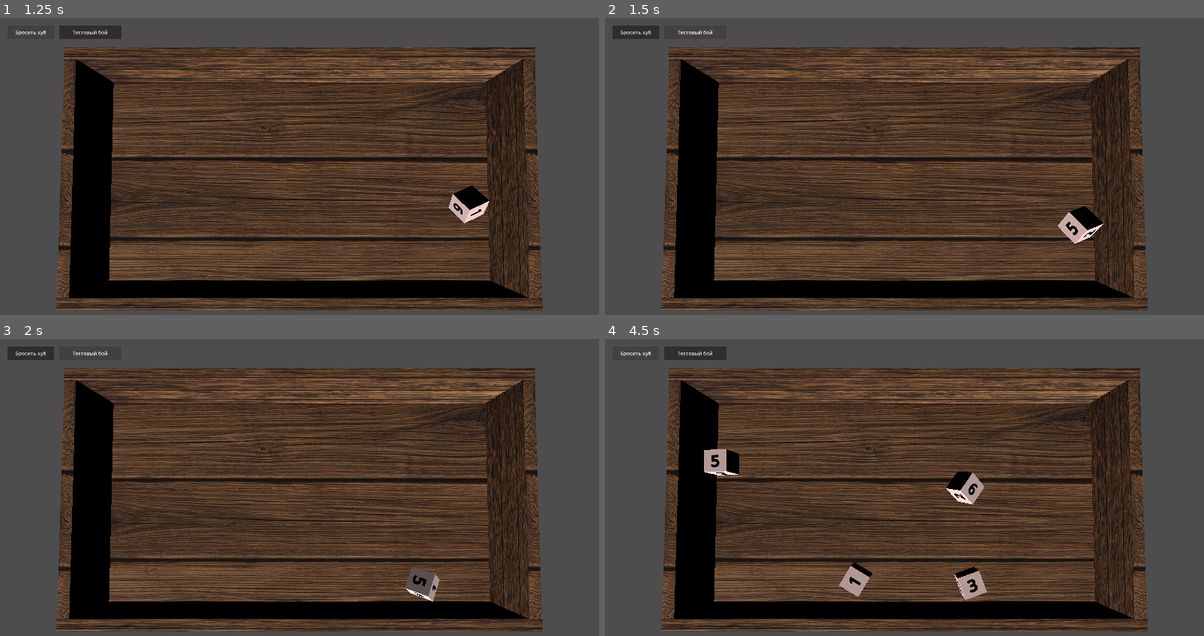
Above: before the commit, frames 1-4 (two rows, left to right).
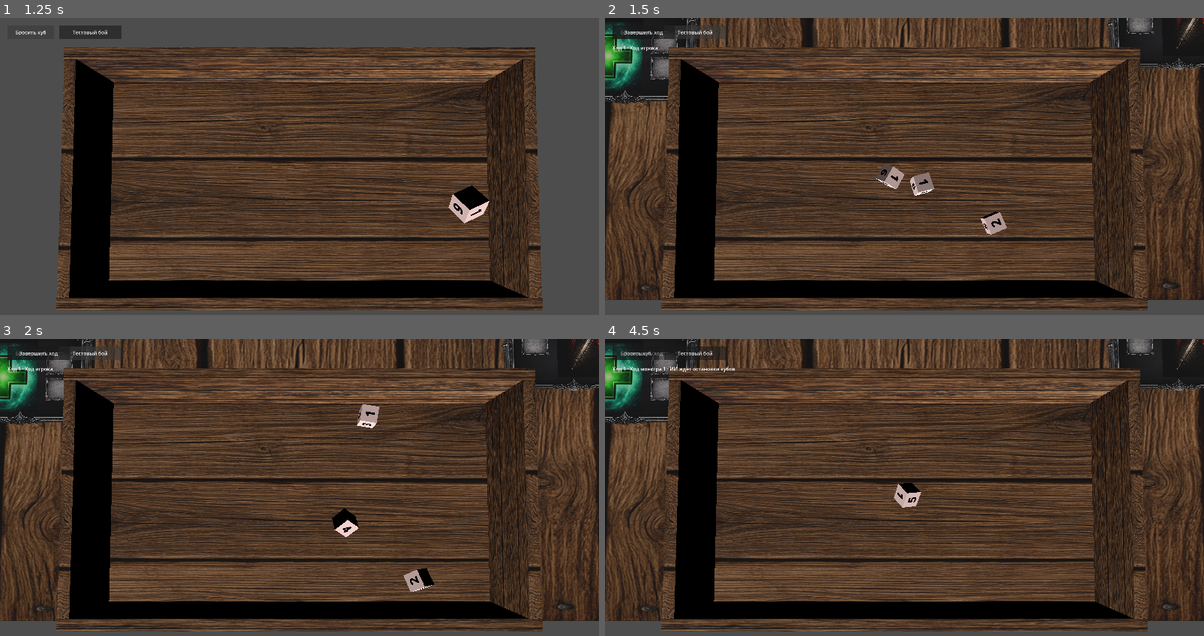
Above: after the commit, the same moments.

Repository: olegbogai-web/dicegame
Game: Godot game, scene res://scenes/board.tscn
Same seed, same stepped clock (60 frames per second), same inputs: the game is played once before the commit and once after it.
Inputs (mouse positions are in pixels of both pictures, inside the frame that each line leads up to):
- Up to frame 1 (1.25 s): click "Бросить куб" at 0.5 s
- Up to frame 2 (1.5 s): click "Тестовый бой" at 1.25 s
- Up to frame 3 (2 s): no input
- Up to frame 4 (4.5 s): click (640, 353) at 2 s, where only the run after the commit has a clickable "Завершить ход"; click "Бросить куб" at 2.75 s; click "Тестовый бой" at 3.5 s; click "Бросить куб" at 4.25 s

Frame 1 is identical in both runs. In frame 2, 27% of the frame differs, in the area x 0-100%, y 0-95%; in frame 3, 27%; in frame 4, 28%.

Commit message:
Adapt battle room to new battle table scene

Diff:
--- a/scenes/battle_table.gd
+++ b/scenes/battle_table.gd
@@ -24,16 +24,17 @@
 const ACTIVATION_ANIMATION_DURATION := 0.5
 const ACTIVATION_TARGET_LIFT_Y := 0.4
 
-@onready var _camera: Camera3D = $Camera3D
-@onready var _board: BoardController = $board
-@onready var _left_floor: MeshInstance3D = $left_floor
-@onready var _right_floor: MeshInstance3D = $right_floor
-@onready var _player_sprite: MeshInstance3D = $player_sprite
-@onready var _monster_sprite_template: MeshInstance3D = $monster_sprite
-@onready var _player_ability_template: MeshInstance3D = $ability_frame
-@onready var _monster_ability_template: MeshInstance3D = $ability_frame2
-@onready var _end_turn_button: Button = $UI/EndTurnButton
-@onready var _turn_status_label: Label = $UI/TurnStatusLabel
+@onready var _camera: Camera3D = _resolve_camera()
+@onready var _board: BoardController = get_node_or_null(^"board") as BoardController
+@onready var _floor: MeshInstance3D = _resolve_floor_mesh()
+@onready var _left_floor: MeshInstance3D = get_node_or_null(^"left_floor") as MeshInstance3D
+@onready var _right_floor: MeshInstance3D = get_node_or_null(^"right_floor") as MeshInstance3D
+@onready var _player_sprite: MeshInstance3D = get_node_or_null(^"player_sprite") as MeshInstance3D
+@onready var _monster_sprite_template: MeshInstance3D = get_node_or_null(^"monster_sprite") as MeshInstance3D
+@onready var _player_ability_template: MeshInstance3D = _resolve_player_ability_template()
+@onready var _monster_ability_template: MeshInstance3D = _resolve_monster_ability_template()
+@onready var _end_turn_button: Button = _resolve_end_turn_button()
+@onready var _turn_status_label: Label = _resolve_turn_status_label()
 
 var battle_room_data: BattleRoom
 var _generated_monster_sprites: Array[Node] = []
@@ -47,6 +48,78 @@
 var _selected_mouse_anchor := Vector3.ZERO
 var _activation_in_progress := false
 var _turn_transition_in_progress := false
+
+
+func _resolve_camera() -> Camera3D:
+	var camera := get_node_or_null(^"battle_camera") as Camera3D
+	if camera == null:
+		camera = get_node_or_null(^"Camera3D") as Camera3D
+	return camera
+
+
+func _resolve_floor_mesh() -> MeshInstance3D:
+	var floor := get_node_or_null(^"floor") as MeshInstance3D
+	if floor != null:
+		return floor
+	return _left_floor if _left_floor != null else _right_floor
+
+
+func _resolve_end_turn_button() -> Button:
+	var button := get_node_or_null(^"UI/EndTurnButton") as Button
+	if button == null and _board != null:
+		button = _board.get_node_or_null(^"UI/EndTurnButton") as Button
+	return button
+
+
+func _resolve_turn_status_label() -> Label:
+	var label := get_node_or_null(^"UI/TurnStatusLabel") as Label
+	if label == null and _board != null:
+		label = _board.get_node_or_null(^"UI/TurnStatusLabel") as Label
+	return label
+
+
+func _resolve_player_ability_template() -> MeshInstance3D:
+	var frames := _collect_ability_frame_templates()
+	if frames.is_empty():
+		return null
+	frames.sort_custom(func(a: MeshInstance3D, b: MeshInstance3D) -> bool:
+		return a.transform.origin.x < b.transform.origin.x
+	)
+	return frames[0]
+
+
+func _resolve_monster_ability_template() -> MeshInstance3D:
+	var frames := _collect_ability_frame_templates()
+	if frames.is_empty():
+		return null
+	frames.sort_custom(func(a: MeshInstance3D, b: MeshInstance3D) -> bool:
+		return a.transform.origin.x < b.transform.origin.x
+	)
+	return frames[frames.size() - 1]
+
+
+func _collect_ability_frame_templates() -> Array[MeshInstance3D]:
+	var frames: Array[MeshInstance3D] = []
+	for child in get_children():
+		if not child is MeshInstance3D:
+			continue
+		var mesh_child := child as MeshInstance3D
+		if not String(mesh_child.name).begins_with("ability_frame"):
+			continue
+		frames.append(mesh_child)
+	return frames
+
+
+func _get_stack_anchor(template: MeshInstance3D, fallback: Vector3) -> Vector3:
+	if template != null:
+		return template.transform.origin
+	return fallback
+
+
+func _get_sprite_anchor(template: MeshInstance3D, fallback: Vector3) -> Vector3:
+	if template != null:
+		return template.transform.origin
+	return fallback
 
 
 func _ready() -> void:
@@ -118,17 +191,23 @@
 
 
 func _apply_floor_textures() -> void:
-	_apply_texture_to_mesh(_left_floor, battle_room_data.left_floor_texture)
-	_apply_texture_to_mesh(_right_floor, battle_room_data.right_floor_texture)
+	if _left_floor != null or _right_floor != null:
+		_apply_texture_to_mesh(_left_floor, battle_room_data.left_floor_texture)
+		_apply_texture_to_mesh(_right_floor, battle_room_data.right_floor_texture)
+	elif _floor != null:
+		var floor_texture := battle_room_data.left_floor_texture if battle_room_data.left_floor_texture != null else battle_room_data.right_floor_texture
+		_apply_texture_to_mesh(_floor, floor_texture)
 
 
 func _apply_player_sprite() -> void:
 	var player_view := battle_room_data.player_view
+	if _player_sprite == null:
+		return
 	_player_sprite.visible = player_view != null and player_view.sprite != null
 	if not _player_sprite.visible:
 		return
 	_apply_texture_to_mesh(_player_sprite, player_view.sprite)
-	_player_sprite.transform = Transform3D(Basis.from_scale(player_view.base_scale), BattleRoomScript.PLAYER_SPRITE_POSITION)
+	_player_sprite.transform = Transform3D(Basis.from_scale(player_view.base_scale), _get_sprite_anchor(_player_sprite, BattleRoomScript.PLAYER_SPRITE_POSITION))
 	_apply_health_bar(_player_sprite, battle_room_data.get_player_health_ratio())
 	_apply_health_text(_player_sprite, battle_room_data.get_player_health_values(), ^"HP_frame/HP_text_player")
 
@@ -138,11 +217,14 @@
 	_monster_sprite_states.clear()
 
 	var monster_views := battle_room_data.monster_views
+	if _monster_sprite_template == null:
+		return
 	if monster_views.is_empty():
 		_monster_sprite_template.visible = false
 		return
 
 	var offsets := _build_centered_offsets(monster_views.size(), BattleRoomScript.STACK_SPACING_Z)
+	var sprite_anchor := _get_sprite_anchor(_monster_sprite_template, BattleRoomScript.MONSTER_SPRITE_POSITION)
 	for index in monster_views.size():
 		var target_sprite := _monster_sprite_template if index == 0 else _duplicate_sprite_template(_monster_sprite_template, _generated_monster_sprites)
 		var monster_view = monster_views[index]
@@ -152,7 +234,7 @@
 		_apply_texture_to_mesh(target_sprite, monster_view.sprite)
 		target_sprite.transform = Transform3D(
 			Basis.from_scale(monster_view.base_scale),
-			BattleRoomScript.MONSTER_SPRITE_POSITION + Vector3(0.0, 0.0, offsets[index])
+			sprite_anchor + Vector3(0.0, 0.0, offsets[index])
 		)
 		_apply_health_bar(target_sprite, battle_room_data.get_monster_health_ratio(index))
 		_apply_monster_health_text(target_sprite, battle_room_data.get_monster_health_values(index))
@@ -170,11 +252,17 @@
 ) -> void:
 	_clear_generated_nodes(generated_nodes)
 
+	if template == null:
+		return
+
 	if abilities.is_empty():
 		template.visible = false
 		return
 
-	var anchor := BattleRoomScript.PLAYER_ABILITY_FRAME_POSITION if template == _player_ability_template else BattleRoomScript.MONSTER_ABILITY_FRAME_POSITION
+	var anchor := _get_stack_anchor(
+		template,
+		BattleRoomScript.PLAYER_ABILITY_FRAME_POSITION if template == _player_ability_template else BattleRoomScript.MONSTER_ABILITY_FRAME_POSITION
+	)
 	var offsets := _build_centered_offsets(abilities.size(), BattleRoomScript.STACK_SPACING_Z)
 	for index in abilities.size():
 		var frame := template if index == 0 else _duplicate_frame_template(template, generated_nodes)
@@ -194,6 +282,8 @@
 	_clear_generated_nodes(_generated_monster_ability_frames)
 	_monster_ability_frame_states.clear()
 	var monster_entries := battle_room_data.get_monster_ability_entries()
+	if _monster_ability_template == null:
+		return
 	if monster_entries.is_empty():
 		_monster_ability_template.visible = false
 		return
@@ -208,7 +298,7 @@
 			continue
 		frame.transform = Transform3D(
 			frame.transform.basis,
-			BattleRoomScript.MONSTER_ABILITY_FRAME_POSITION + Vector3(0.0, 0.0, offsets[index])
+			_get_stack_anchor(_monster_ability_template, BattleRoomScript.MONSTER_ABILITY_FRAME_POSITION) + Vector3(0.0, 0.0, offsets[index])
 		)
 		_apply_ability_icon(frame, ability)
 		_apply_dice_places(frame, battle_room_data.get_required_dice_slots(ability))
@@ -756,7 +846,8 @@
 					return {
 						"kind": &"all_monsters",
 					}
-			if _screen_point_hits_mesh(_right_floor, screen_point):
+			var enemy_floor := _right_floor if _right_floor != null else _floor
+			if _screen_point_hits_mesh(enemy_floor, screen_point):
 				return {
 					"kind": &"all_monsters",
 				}
--- a/scenes/new_battle_table.tscn
+++ b/scenes/new_battle_table.tscn
@@ -1,6 +1,7 @@
 [gd_scene format=3 uid="uid://bmhmm75b4swd3"]
 
 [ext_resource type="PackedScene" uid="uid://0ssqyi084mdh" path="res://scenes/board.tscn" id="1_47dlb"]
+[ext_resource type="Script" uid="uid://dasggp047n2cm" path="res://scenes/battle_table.gd" id="2_battle"]
 [ext_resource type="Texture2D" uid="uid://dxoj7vm840xgf" path="res://assets/material/dangeon_floor_2.png" id="3_5yklm"]
 [ext_resource type="Texture2D" uid="uid://b6ojmoowtta8k" path="res://assets/ui/base_frame_mid_v2.png" id="4_euvx7"]
 [ext_resource type="Texture2D" uid="uid://bjpqv8q13kqq7" path="res://assets/ui/base_frame_mid.png" id="5_ovkts"]
@@ -69,6 +70,7 @@
 [sub_resource type="PlaneMesh" id="PlaneMesh_v2h1w"]
 
 [node name="Node3D" type="Node3D" unique_id=2051974326]
+script = ExtResource("2_battle")
 
 [node name="board" parent="." unique_id=1670483730 instance=ExtResource("1_47dlb")]
 transform = Transform3D(1.3, 0, 0, 0, 1.3, 0, 0, 0, 1.3, 0, 0.11484551, 4.2813234)
@@ -186,3 +188,19 @@
 transform = Transform3D(-3.156934e-08, 0, -0.48148146, 0, 0.7222223, 0, 0.7222223, 0, -2.1046223e-08, -0.25925922, 0.0055555403, 0)
 material_override = SubResource("StandardMaterial3D_y5gjq")
 mesh = SubResource("PlaneMesh_v2h1w")
+
+[node name="UI" type="CanvasLayer" parent="." unique_id=2026032301]
+
+[node name="EndTurnButton" type="Button" parent="UI" unique_id=2026032302]
+offset_left = 24.0
+offset_top = 24.0
+offset_right = 224.0
+offset_bottom = 68.0
+text = "Завершить ход"
+
+[node name="TurnStatusLabel" type="Label" parent="UI" unique_id=2026032303]
+offset_left = 24.0
+offset_top = 84.0
+offset_right = 480.0
+offset_bottom = 116.0
+text = "Ожидание боя"
--- a/ui/scripts/board_controller.gd
+++ b/ui/scripts/board_controller.gd
@@ -7,7 +7,7 @@
 @export_category("Board References")
 @export var floor_path: NodePath = ^"floor"
 @export var default_dice_scene: PackedScene
-@export_file("*.tscn") var test_battle_scene_path := "res://scenes/battle_table.tscn"
+@export_file("*.tscn") var test_battle_scene_path := "res://scenes/new_battle_table.tscn"
 
 @export_category("Spawn Bounds")
 @export var spawn_bounds_margin: Vector2 = Vector2(0.15, 0.15)
